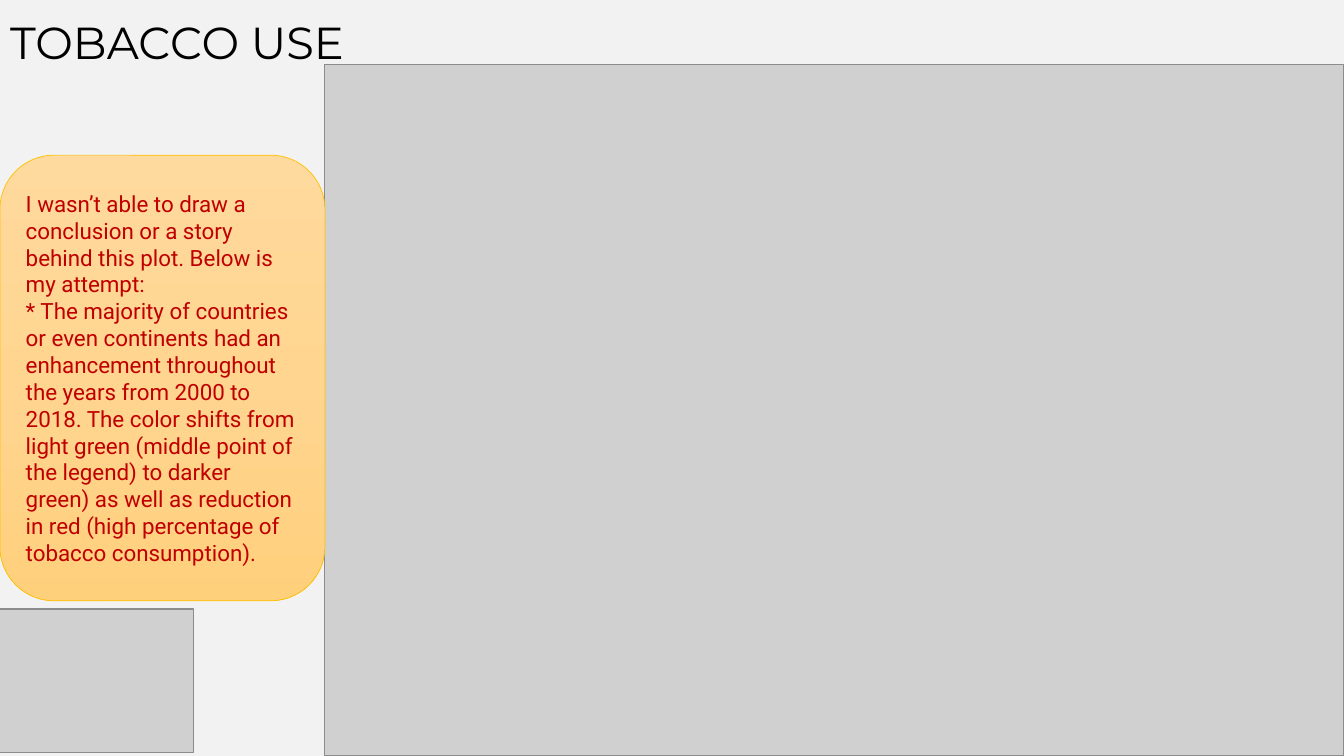
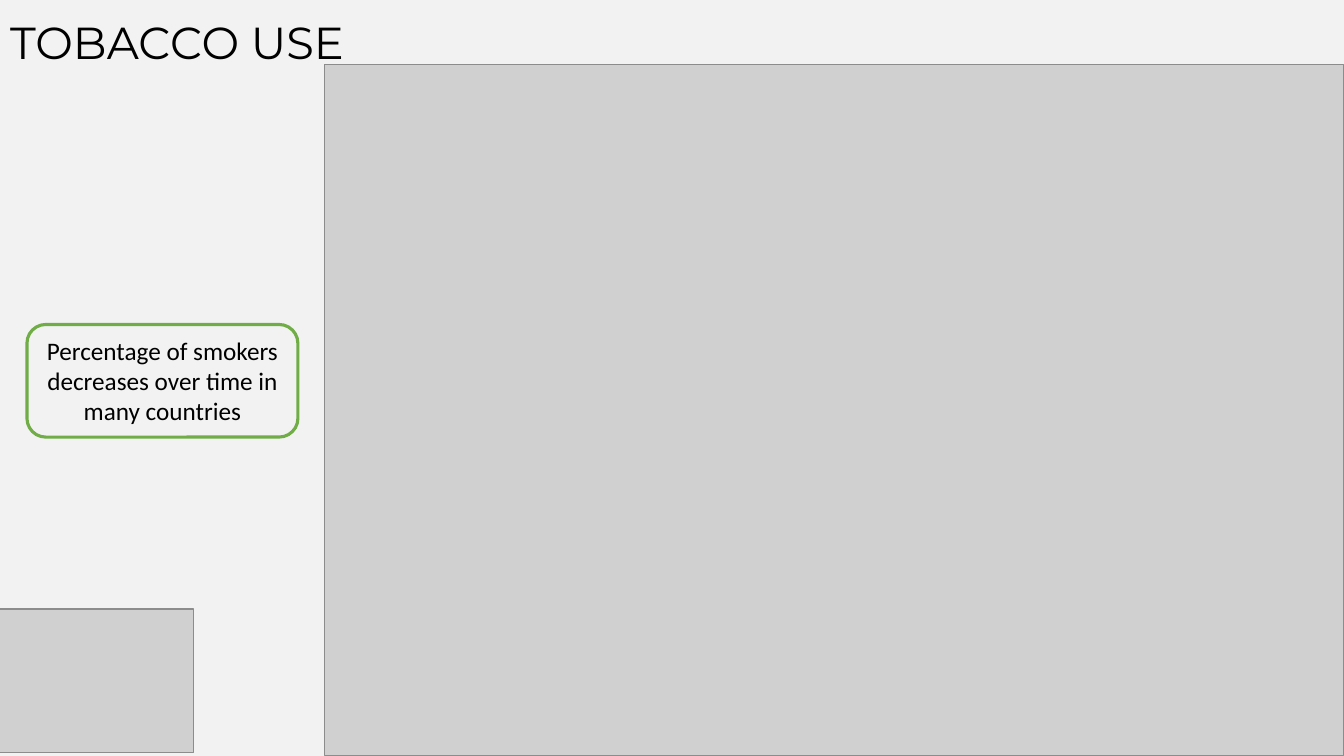
Before and after one commit to IE2020term2TeamE/Group_assigment2_DV, a slide deck: slide 5 of Group Assignment 02 - Group E_Consolidated.pptx. Drawn at 1344x756 pixels with LibreOffice and Linux fonts; fonts in the diff are those of the drawing; grey boxes stand for pictures. Boxes give left, top, right and bottom in pixels: in the first picture for what was removed or moved away, otherwise in the second. Text is boxed around its words. In the diff, an @@ line names an element or a change of style, - is before the commit and + after.

```diff
--- a/Group Assignment 02 - Group E_Consolidated.pptx
+++ b/Group Assignment 02 - Group E_Consolidated.pptx
@@ rounded rectangle removed at <box>0,155,325,601</box> @@
-I wasn’t able to draw a conclusion or a story behind this plot. Below is my attempt:
-* The majority of countries or even continents had an enhancement throughout the years from 2000 to 2018. The color shifts from light green (middle point of the legend) to darker green) as well as reduction in red (high percentage of tobacco consumption).
@@ rounded rectangle added at <box>27,325,298,438</box>, outline #70AD47 2.25 pt, 18 pt, text #000000 @@
+Percentage of smokers decreases over time in many countries
```
Also in this commit, not shown: 2 other slides changed, 15 slides added, 12 slides removed.
